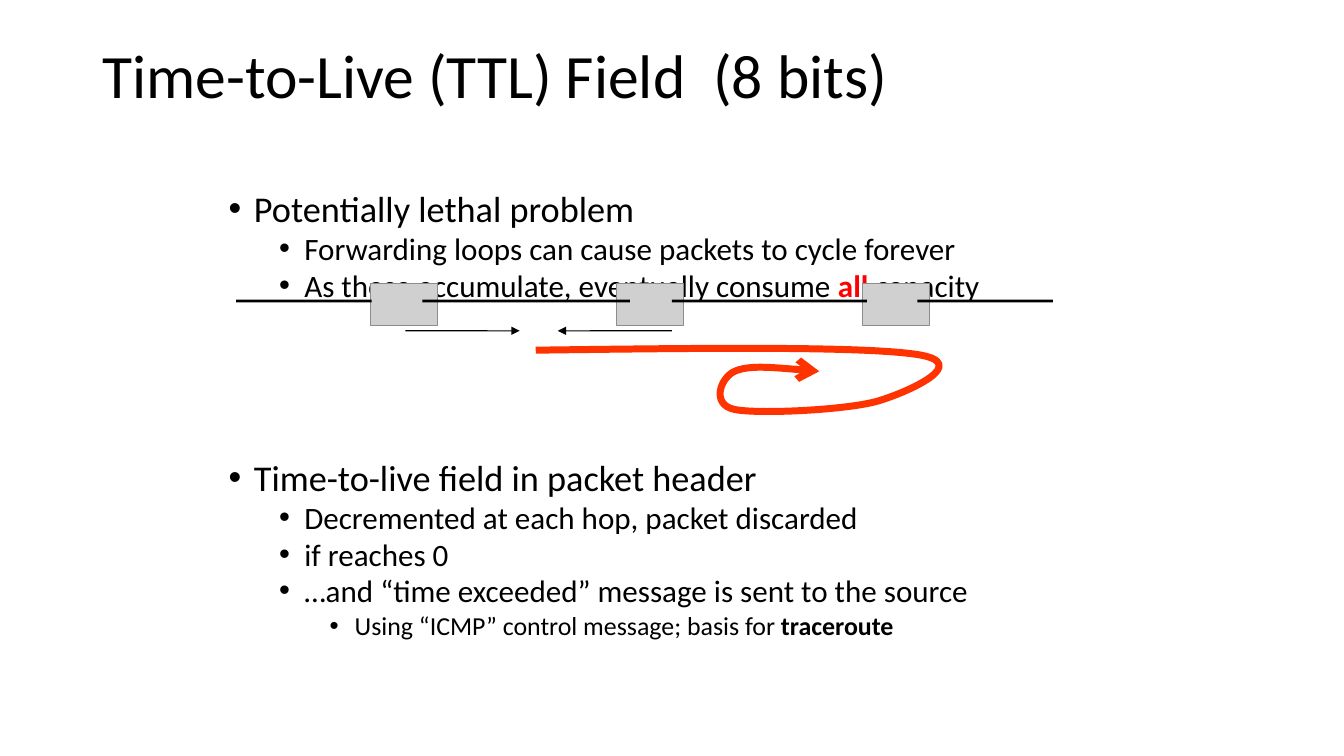
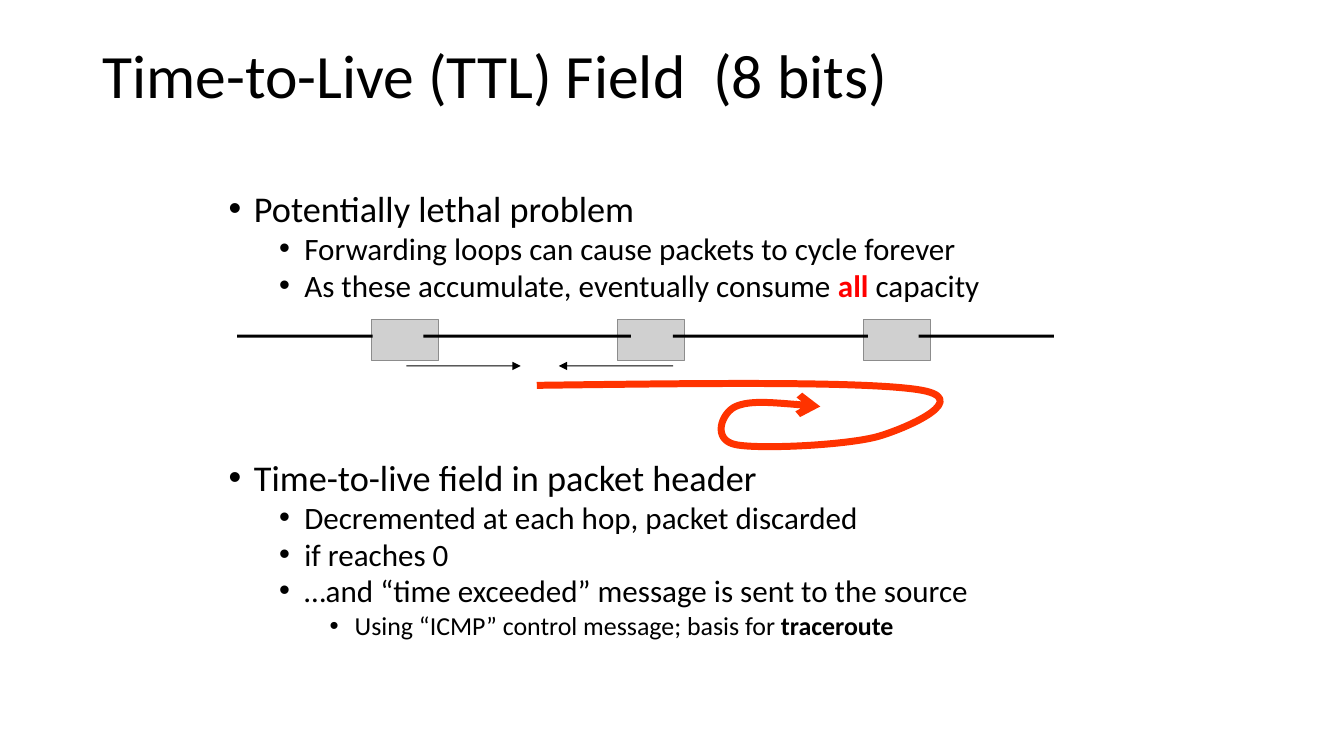
Before and after one commit to vu-resilient-distributed-systems/lectures-fall-2019, a slide deck: slide 31 of Module-1-Networking/Networking.pptx (slide 30 before the commit). Drawn at 1344x756 pixels with LibreOffice and Linux fonts; fonts in the diff are those of the drawing; grey boxes stand for pictures. Boxes give left, top, right and bottom in pixels: in the first picture for what was removed or moved away, otherwise in the second. Text is boxed around its words. In the diff, an @@ line names an element or a change of style, - is before the commit and + after.

```diff
--- a/Module-1-Networking/Networking.pptx
+++ b/Module-1-Networking/Networking.pptx
@@ 4 lines, 3 pictures, 2 arrows, 1 freeform shape: place and size @@
-4 lines, 3 pictures, 2 arrows, 1 freeform shape at bbox=[236, 284, 1054, 414]
+4 lines, 3 pictures, 2 arrows, 1 freeform shape at bbox=[237, 320, 1055, 450]
```
Also in this commit, not shown: 7 other slides changed, 8 slides added, 39 other files.
